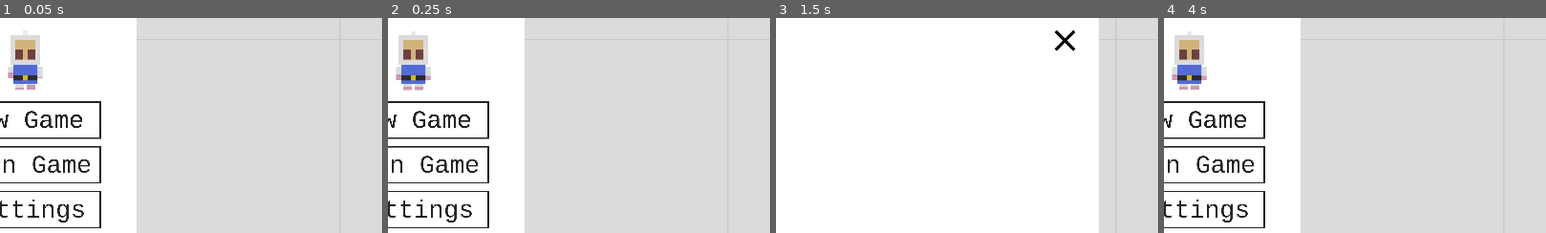
Above: before the commit, frames 1-4 (left to right).
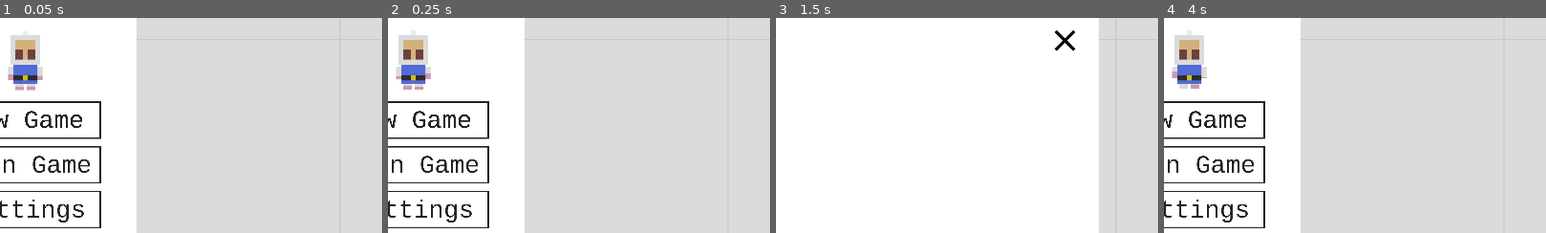
Above: after the commit, the same moments.

Repository: AmarOk1412/Eksplode.re
Game: Godot game, scene res://Lobby.tscn
Same seed, same stepped clock (60 frames per second), same inputs: the game is played once before the commit and once after it. Sound files missing from this copy of the repository are replaced by a short silence.
Inputs (mouse positions are % of the whole screen's width and height, from its top left):
- Up to frame 1 (0.05 s): no input
- Up to frame 2 (0.25 s): no input
- Up to frame 3 (1.5 s): tap Enter (ui_accept) at 0.5, 0.77 s; hold Right (ui_right) 0.53-1.25 s; click (50, 37) at 1.25 s
- Up to frame 4 (4 s): click (85, 81) at 2 s; click (85, 81) at 2.75 s; click (85, 19) at 3.5 s
The pictures show only the part of the screen within x 47-97%, y 13-63%; the shares and areas given below are measured in that part.

The runs differ from the first frame. In frame 1, 0.1% of the frame differs, in the area x 2-12%, y 25-34%; in frame 2, less than 0.1%; in frame 3, nothing differs; in frame 4, 0.1%, in the area x 2-12%, y 24-34%.
Error before the commit: Assertion failed. (res://gamestate.gd:88)
Error after the commit: Assertion failed. (res://gamestate.gd:86)

Commit message:
game: spawn items under the game node
This avoids to show items on lobby screen if server quits

Issue: #23

Diff:
--- a/Game.gd
+++ b/Game.gd
@@ -5,6 +5,8 @@
 var destructibleBox = preload("res://DestructibleBox.tscn")
 var boxScript = preload("res://DestructibleBox.gd")
 var boxTexture = preload("res://Sprites/Box/box.png")
+var itemPacked = preload("res://Item.tscn")
+var itemScript = preload("res://Item.gd")
 
 func spawn_player(masterId, data):
 	var pos = data[0]
@@ -35,6 +37,15 @@
 	box.position = box_data[1]
 	$ObjectSort.add_child(box)
 
+func spawn_item(position, type):
+	var item = itemPacked.instance()
+	item.set_script(itemScript)
+	item.add_to_group("Destroyable")
+	item.set_type(type)
+	item.z_index = 2
+	item.position = position
+	self.add_child(item)
+
 func check_winner():
 	var players = get_tree().get_nodes_in_group("Player")
 	if players.size() == 1:
--- a/Lobby.tscn
+++ b/Lobby.tscn
@@ -123,7 +123,7 @@
 position = Vector2( 150, 70 )
 scale = Vector2( 0.33, 0.33 )
 frames = SubResource( 3 )
-frame = 11
+frame = 13
 playing = true
 
 [node name="Settings" type="Panel" parent="."]
--- a/gamestate.gd
+++ b/gamestate.gd
@@ -1,8 +1,6 @@
 extends Node
 const prefs = preload("res://Utils/constant.gd")
 onready var mainScript = load("res://Game.gd")
-onready var itemPacked = preload("res://Item.tscn")
-onready var itemScript = preload("res://Item.gd")
 # Default game port. Can be any number between 1024 and 49151.
 const DEFAULT_PORT = 14121
 
@@ -207,14 +205,8 @@
 	if not tileMap:
 		return
 	var tilePos = tileMap.world_to_map(position)
-	var item = itemPacked.instance()
-	item.set_script(itemScript)
-	item.add_to_group("Destroyable")
-	item.set_type(type)
-	item.z_index = 2
-	# TODO clean this values
-	item.position = (tilePos * prefs.CELL_SIZE) + Vector2(prefs.CELL_SIZE/2, -prefs.CELL_SIZE/2)
-	root.add_child(item)
+	var final_pos = (tilePos * prefs.CELL_SIZE) + Vector2(prefs.CELL_SIZE/2, -prefs.CELL_SIZE/2)
+	self.currentWorld.spawn_item(final_pos, type)
 
 func new_item(position):
 	var type = randi()%6
